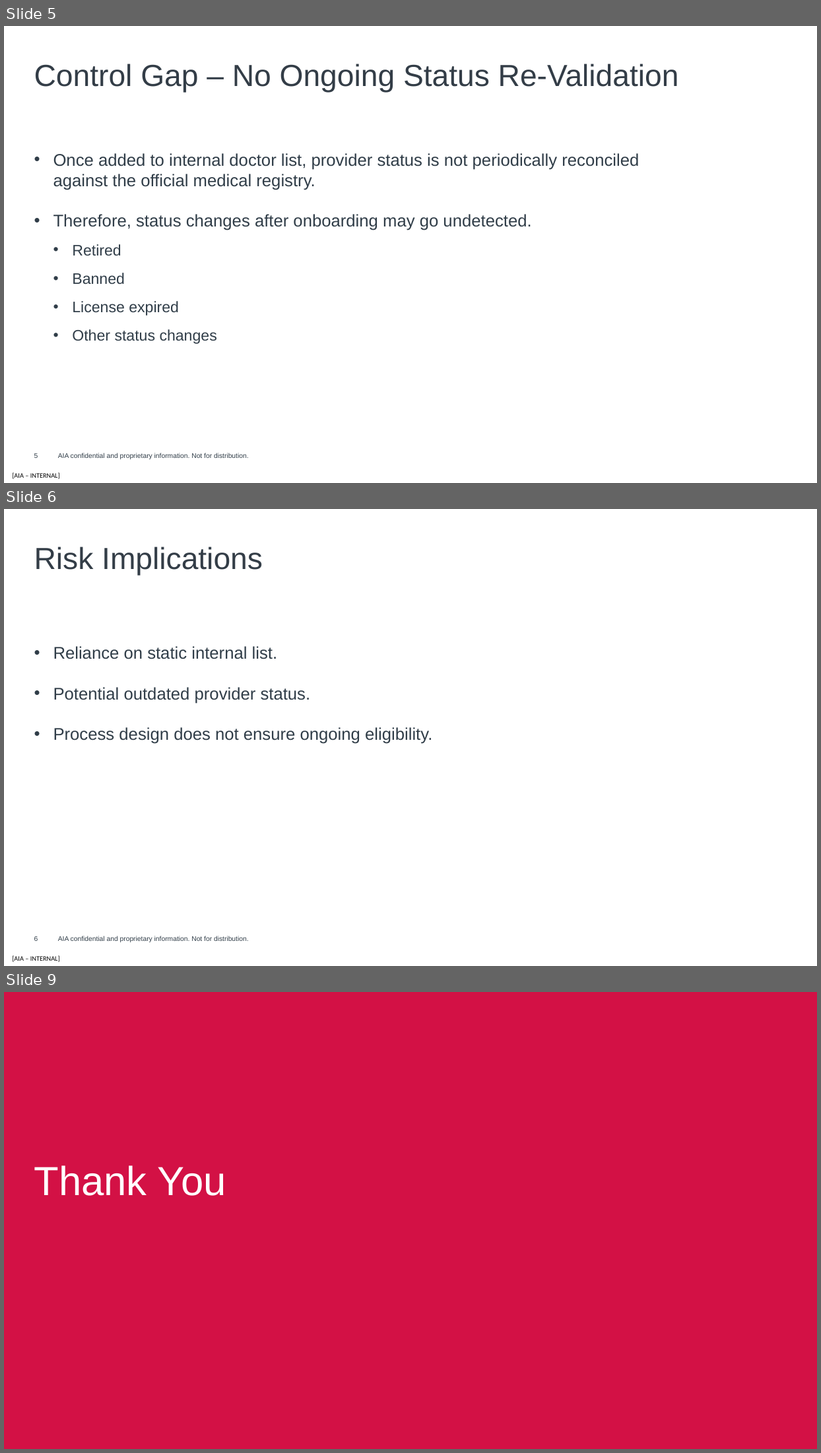
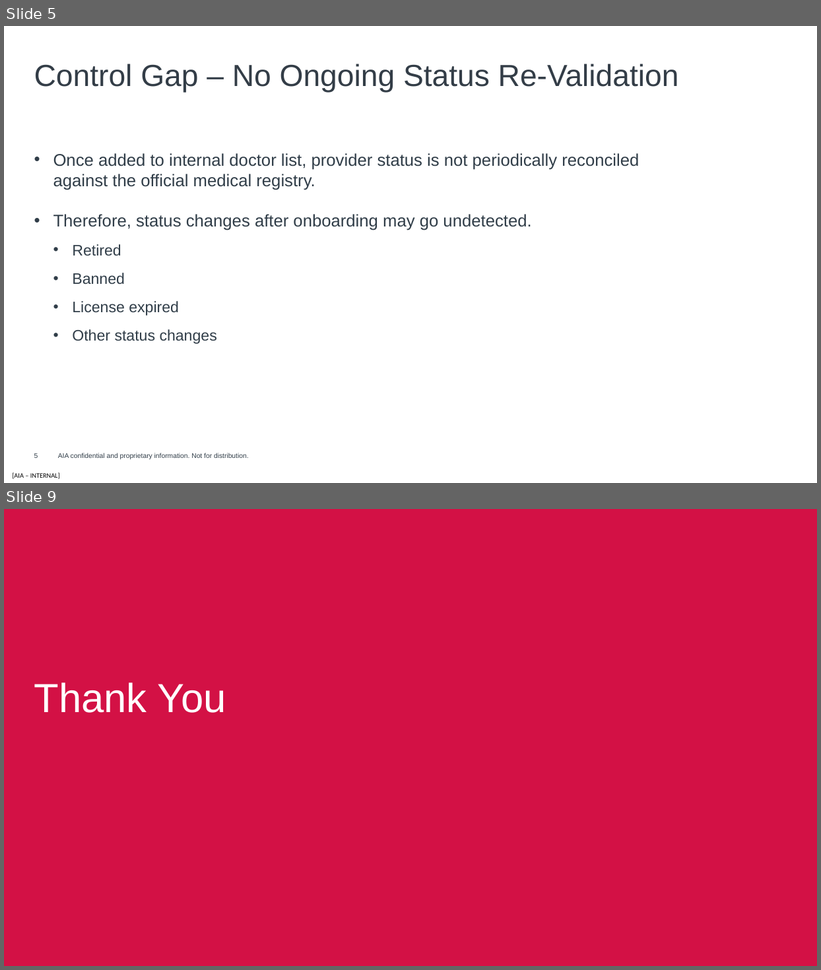
Before and after one commit to harrysokool/AIA-work, a slide deck: powerpoint/doctor_validation_ppt.pptx. Shown one above the other, each under a label of ours: slides 5, 6 and 9 before the commit, slides 5 and 9 after it; the slides between them are not shown. The pictures are 821x1453 and 821x970 pixels, drawn with LibreOffice and Linux fonts; fonts in the diff are those of the drawing; background and template pictures are left out. Boxes give left, top, right and bottom in pixels: in the first picture for what was removed or moved away, otherwise in the second. Text is boxed around its words. In the diff, an @@ line names an element or a change of style, - is before the commit and + after.

```diff
--- a/powerpoint/doctor_validation_ppt.pptx
+++ b/powerpoint/doctor_validation_ppt.pptx
@@ slide 6 removed at box(4, 509, 817, 966), background #FFFFFF; not listed: 2 template elements that a slide beside it also shows @@
@@ text removed at box(34, 547, 263, 575) @@
-Risk Implications
@@ text removed at box(54, 646, 432, 744) @@
-• Reliance on static internal list.
-• Potential outdated provider status.
-• Process design does not ensure ongoing eligibility.
@@ page number removed at box(34, 937, 38, 941) @@
-6
```
Also in this commit, not shown: 2 slides changed, 1 slide added.
